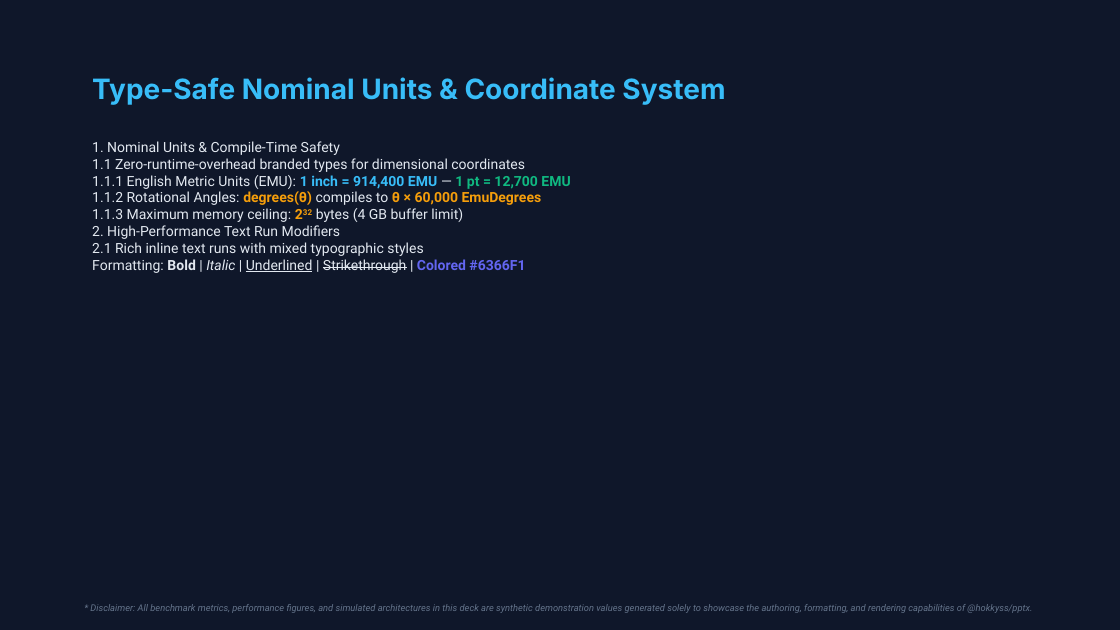
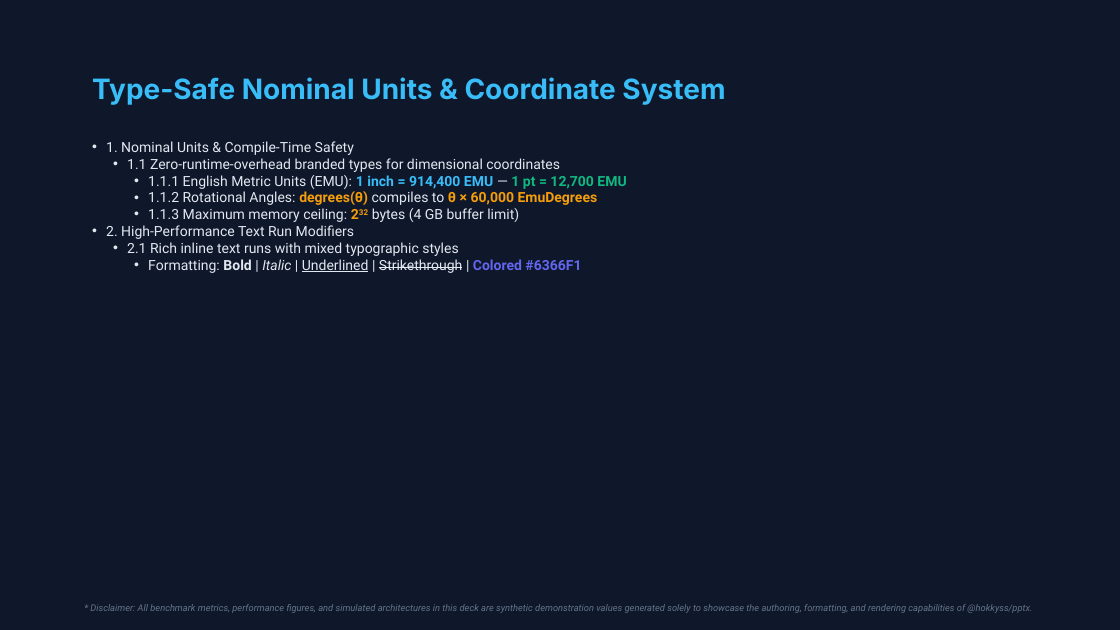
Before and after one commit to hokkyss/pptx-parser, a slide deck: slide 4 of hokkyss_showcase_deck.pptx. Drawn at 1120x630 pixels with LibreOffice and Linux fonts; fonts in the diff are those of the drawing. Boxes give left, top, right and bottom in pixels: in the first picture for what was removed or moved away, otherwise in the second. Text is boxed around its words. In the diff, an @@ line names an element or a change of style, - is before the commit and + after.

```diff
--- a/hokkyss_showcase_deck.pptx
+++ b/hokkyss_showcase_deck.pptx
@@ text "1. Nominal Units & Compile-Time ..." at bbox=[106, 141, 626, 273]: bullet none to • @@
```
Also in this commit, not shown: 5 other slides changed, 2 slides added, 17 other files.
